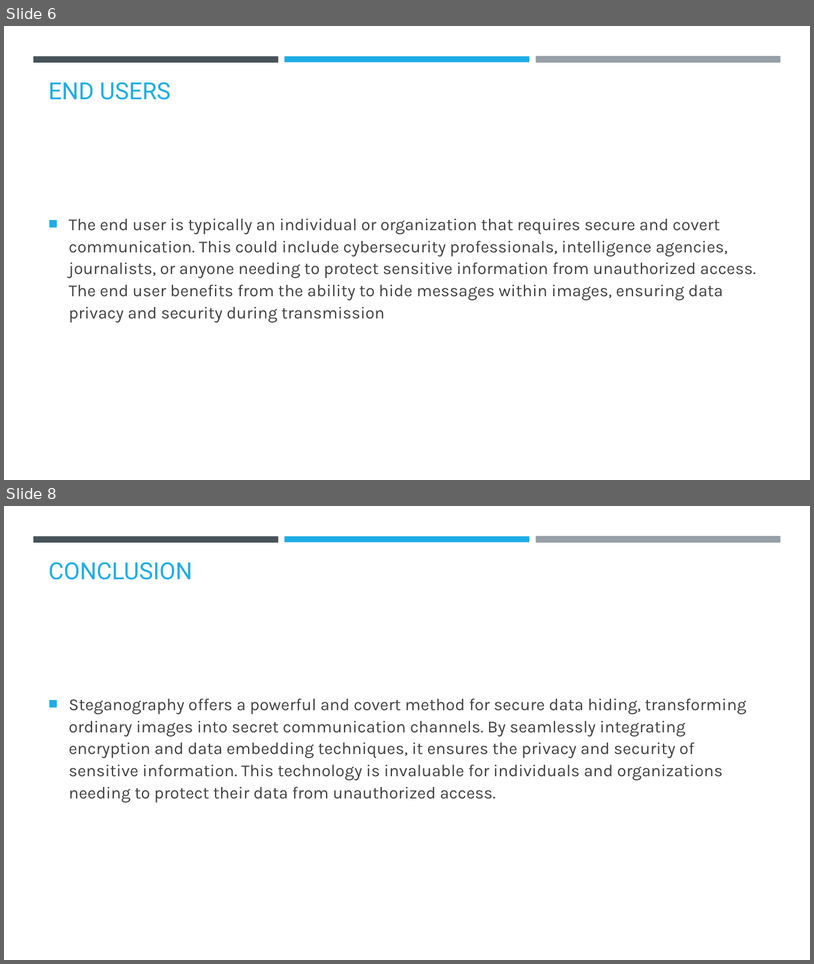
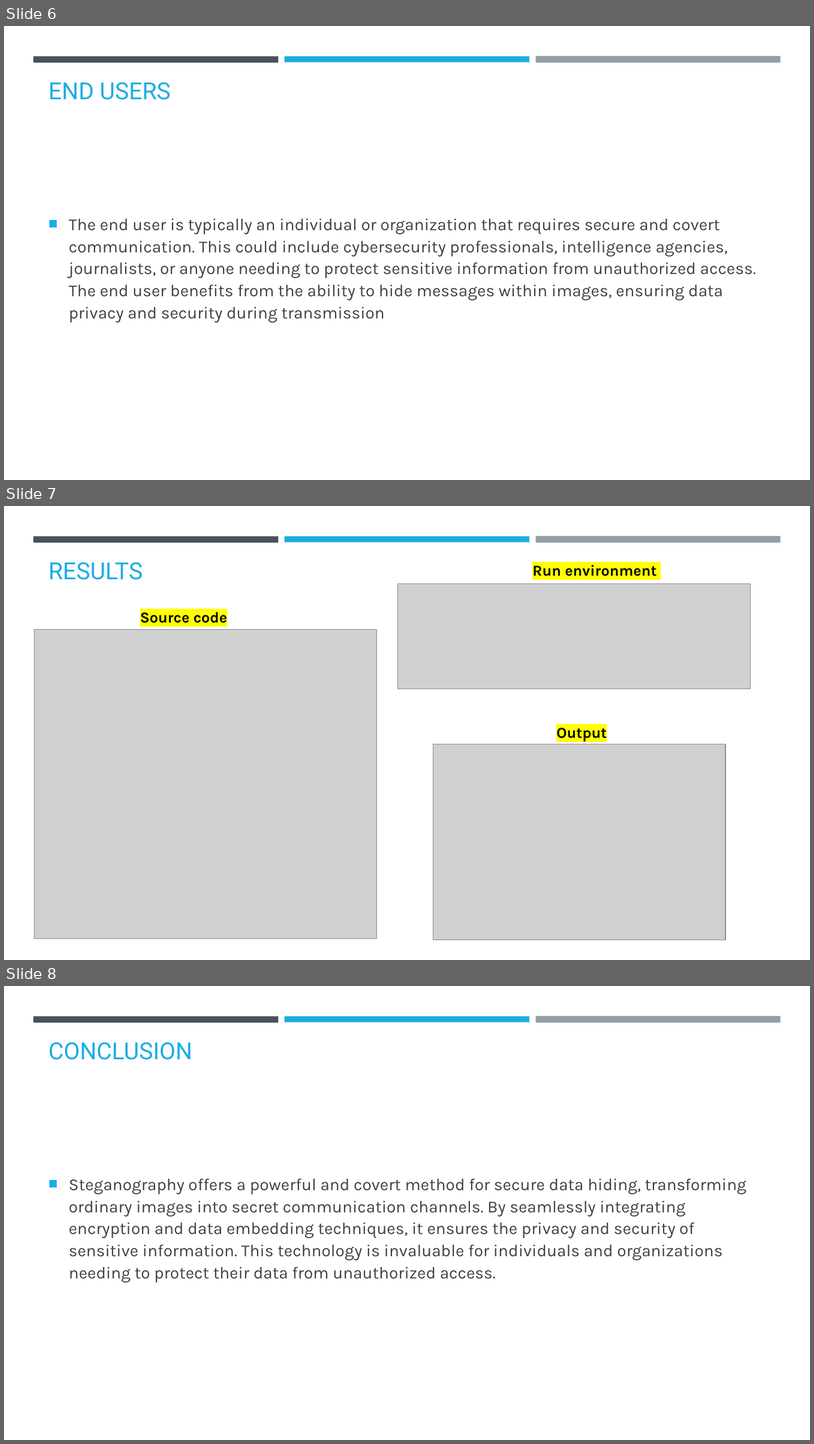
Before and after one commit to umeshmankad13/project-aicte, a slide deck: Aicte project umesh.pptx. Shown one above the other, each under a label of ours: slides 6 and 8 before the commit, slides 6, 7 and 8 after it; the slides between them are not shown. The pictures are 814x964 and 814x1444 pixels, drawn with LibreOffice and Linux fonts; fonts in the diff are those of the drawing; grey boxes stand for pictures; background and template pictures are left out. Boxes give left, top, right and bottom in pixels: in the first picture for what was removed or moved away, otherwise in the second. Text is boxed around its words. In the diff, an @@ line names an element or a change of style, - is before the commit and + after.

```diff
--- a/Aicte project umesh.pptx
+++ b/Aicte project umesh.pptx
@@ slide 7 added at (x1=4, y1=506, x2=810, y2=960), background #FFFFFF; not listed: 3 template elements that a slide beside it also shows @@
@@ title added at (x1=48, y1=562, x2=143, y2=580), 28 pt, text #1CADE4 @@
+RESULTS
@@ text added at (x1=533, y1=565, x2=657, y2=576), 18 pt, text #000000, bold @@
+Run environment
@@ picture added at (x1=398, y1=583, x2=750, y2=688) @@
@@ text added at (x1=140, y1=612, x2=227, y2=623), 18 pt, text #000000, bold @@
+Source code
@@ picture added at (x1=35, y1=630, x2=377, y2=939) @@
@@ text added at (x1=557, y1=727, x2=607, y2=741), 18 pt, text #000000, bold @@
+Output
@@ picture added at (x1=434, y1=744, x2=726, y2=940) @@
```
Also in this commit, not shown: 1 slide removed.
